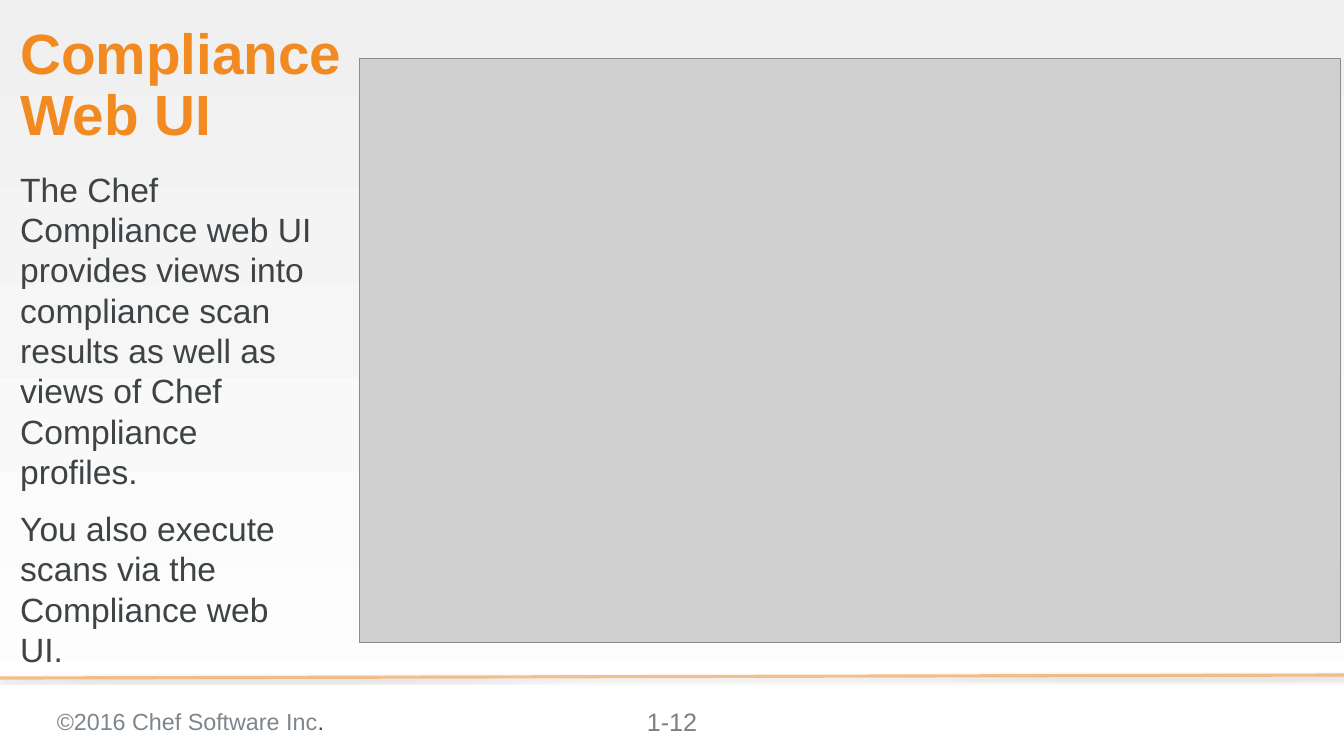
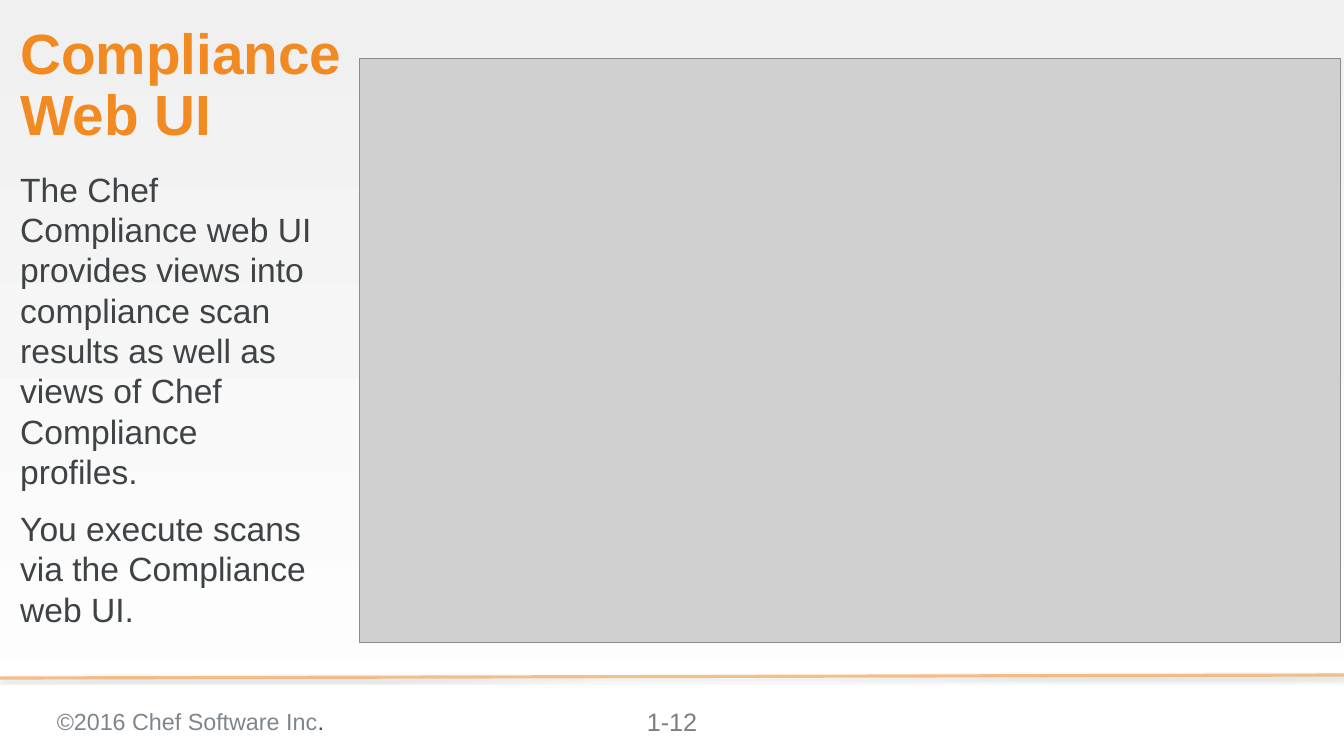
Before and after one commit to bchamby/chef-compliance-installation-configuration-operation, a slide deck: slide 12 of 01-Intro.pptx. Drawn at 1344x756 pixels with LibreOffice and Linux fonts; fonts in the diff are those of the drawing; grey boxes stand for pictures; background and template pictures are left out. Boxes give left, top, right and bottom in pixels: in the first picture for what was removed or moved away, otherwise in the second. Text is boxed around its words. In the diff, an @@ line names an element or a change of style, - is before the commit and + after.

```diff
--- a/01-Intro.pptx
+++ b/01-Intro.pptx
@@ text at [20, 518, 305, 623]: text changed @@
-You also execute scans via the Compliance web UI.
+You execute scans via the Compliance web UI.
```
Also in this commit, not shown: 5 other slides changed, 2 slides added.
